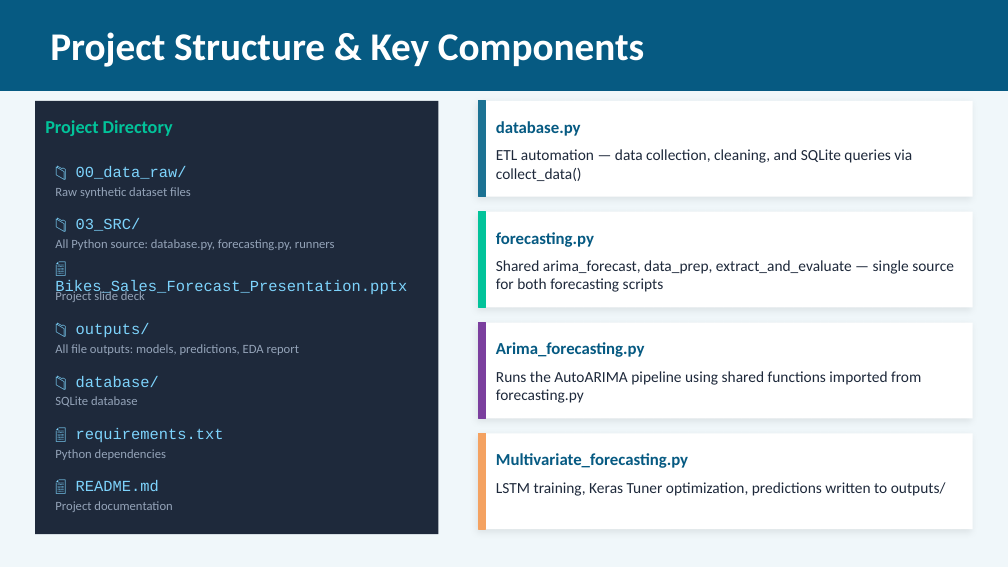
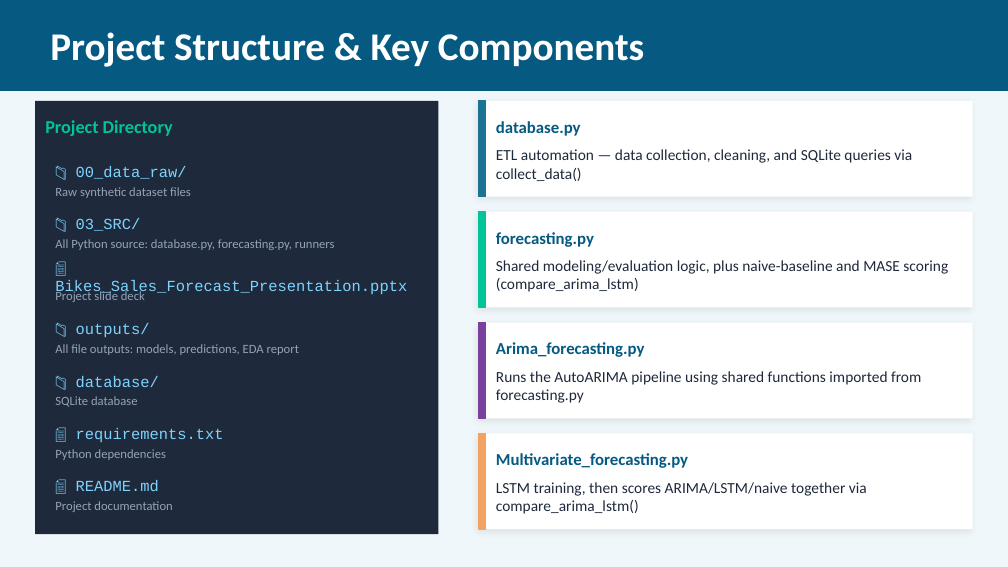
Before and after one commit to EllaN12/Bikes_forecast, a slide deck: slide 8 of Bikes_Sales_Forecast_Presentation.pptx. Drawn at 1008x567 pixels with LibreOffice and Linux fonts; fonts in the diff are those of the drawing. Boxes give left, top, right and bottom in pixels: in the first picture for what was removed or moved away, otherwise in the second. Text is boxed around its words. In the diff, an @@ line names an element or a change of style, - is before the commit and + after.

```diff
--- a/Bikes_Sales_Forecast_Presentation.pptx
+++ b/Bikes_Sales_Forecast_Presentation.pptx
@@ text at <box>496,260,948,292</box>: text changed @@
-Shared arima_forecast, data_prep, extract_and_evaluate — single source for both forecasting scripts
+Shared modeling/evaluation logic, plus naive-baseline and MASE scoring (compare_arima_lstm)
@@ text at <box>496,482,867,514</box>: text changed @@
-LSTM training, Keras Tuner optimization, predictions written to outputs/
+LSTM training, then scores ARIMA/LSTM/naive together via compare_arima_lstm()
```
Also in this commit, not shown: 4 other slides changed, 19 other files.
